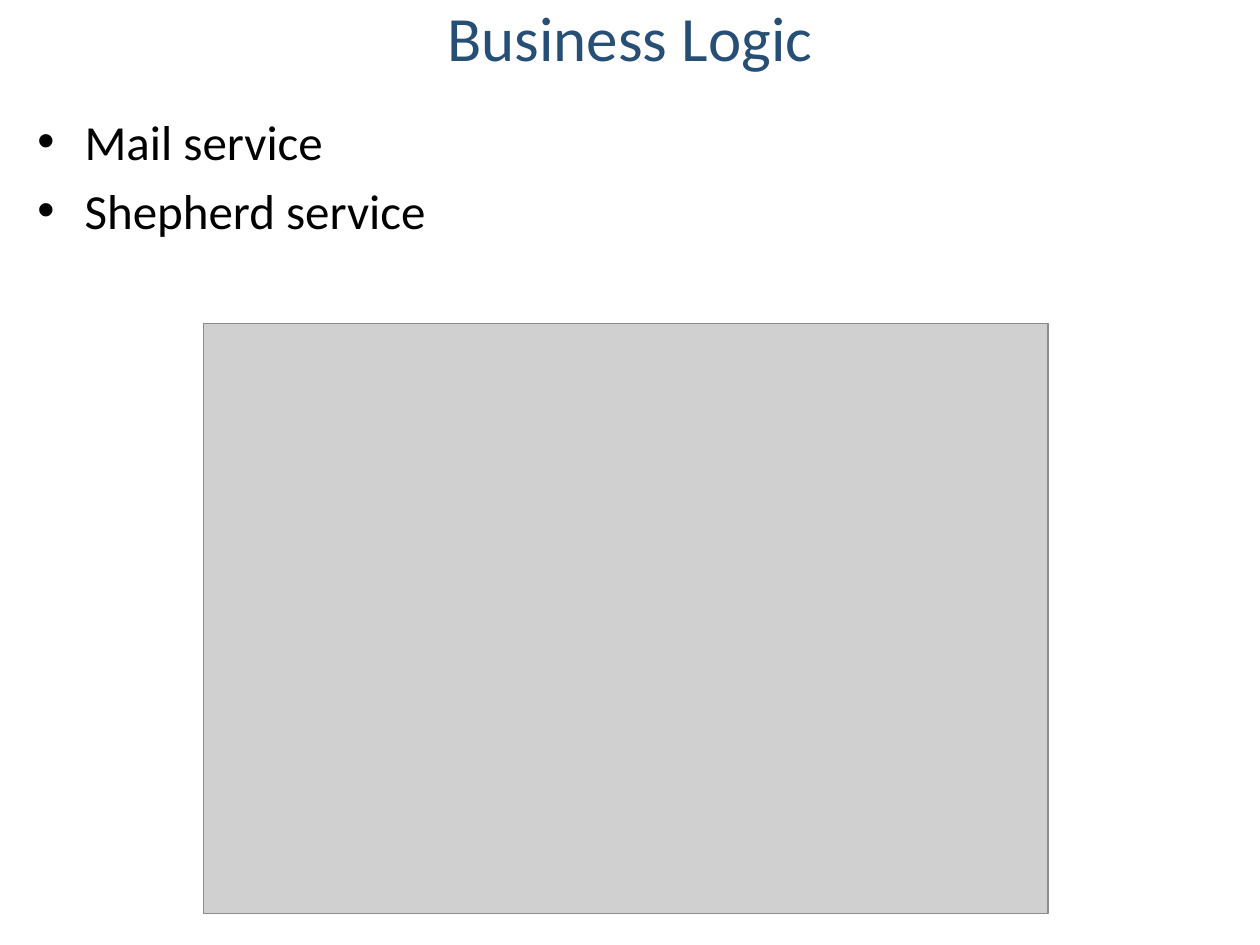
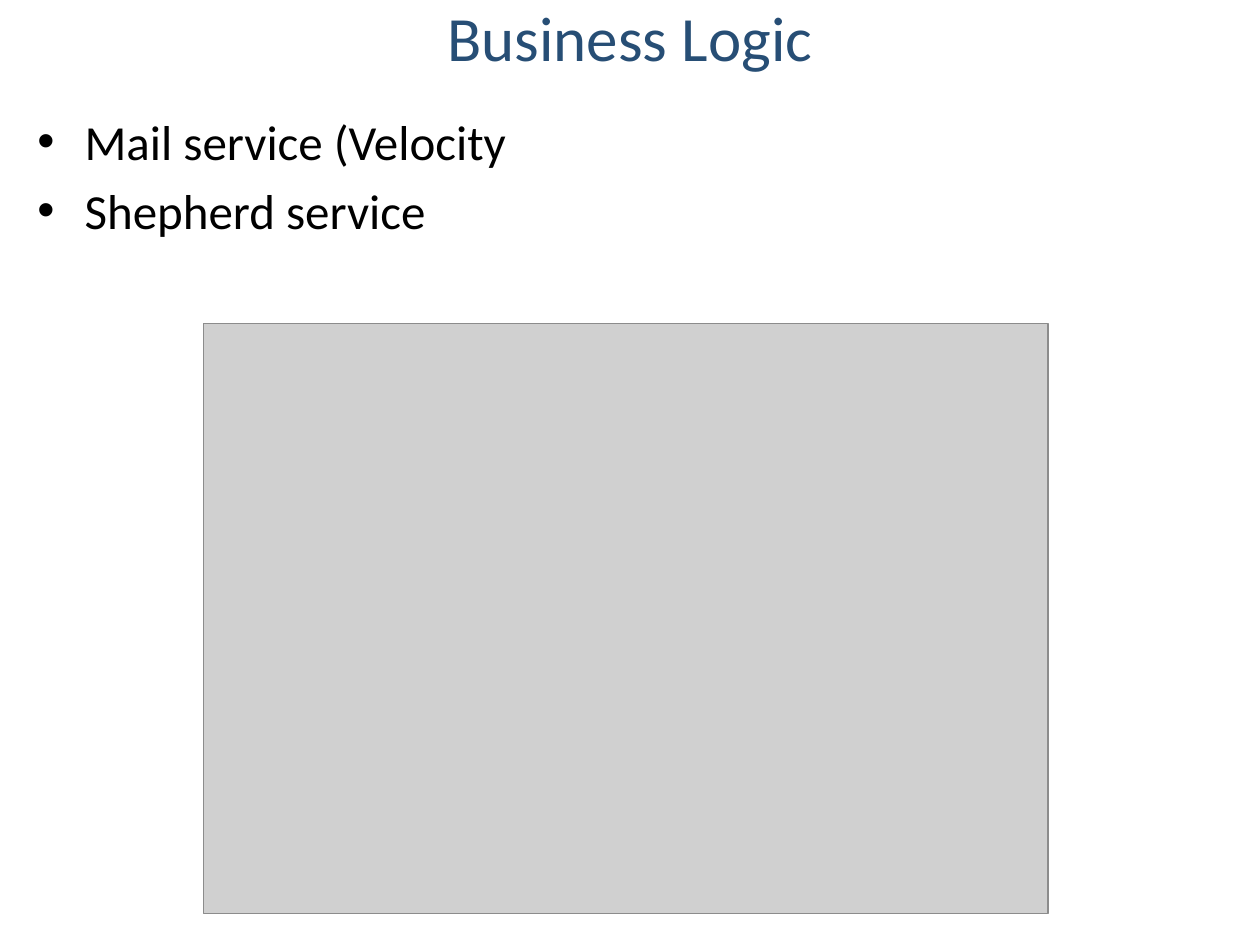
Before and after one commit to alvelikanova/svn-sheepdog, a slide deck: slide 11 of Presentation/SVN-Sheepdog.pptx. Drawn at 1260x945 pixels with LibreOffice and Linux fonts; fonts in the diff are those of the drawing; grey boxes stand for pictures; background and template pictures are left out. Boxes give left, top, right and bottom in pixels: in the first picture for what was removed or moved away, otherwise in the second. Text is boxed around its words. In the diff, an @@ line names an element or a change of style, - is before the commit and + after.

```diff
--- a/Presentation/SVN-Sheepdog.pptx
+++ b/Presentation/SVN-Sheepdog.pptx
@@ text at [85,124,506,168]: text changed @@
-• Mail service
+• Mail service (Velocity
```
Also in this commit, not shown: 4 other slides changed, 9 other files.
